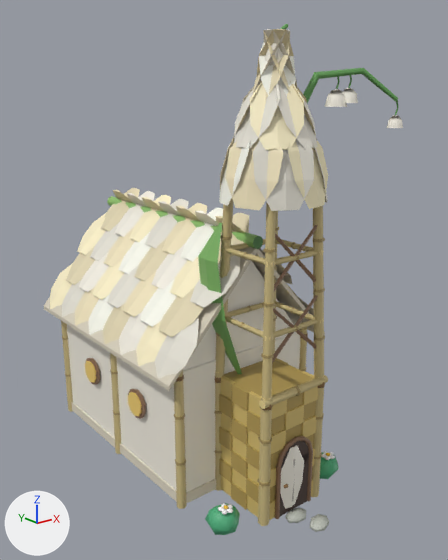
What one commit did to the glTF model godot/art/models/chapel.glb.
Rendered twice from a 50 mm camera at (-4.59, -6.46, 4.85) aimed at (0.23, -0.44, 2.44). Every picture has the same lights, and +X, +Y and +Z are marked at lower left. The first picture is the older version.

Script lines for the objects in view, before the commit:
```python
me_body = bpy.data.meshes.new('body')
me_body.from_pydata(...)  # 2070 vertices, 3384 faces; spans x -1.08..1.39, y -2.53..1.91, z -0.04..5.44
me_body.materials.append(mat_defaultmaterial)
me_body_nl = bpy.data.meshes.new('body_nl')
me_body_nl.from_pydata(...)  # 1674 vertices, 2928 faces; spans x -1.24..1.24, y -2.15..2.09, z -0.06..5.38
me_body_nl.materials.append(mat_defaultmaterial_002)
ob_body = bpy.data.objects.new('body', me_body)
ob_body.location = (0.0, 0.0, 0.0)
ob_body_nl = bpy.data.objects.new('body_nl', me_body_nl)
ob_body_nl.location = (0.0, 0.0, 0.0)
```
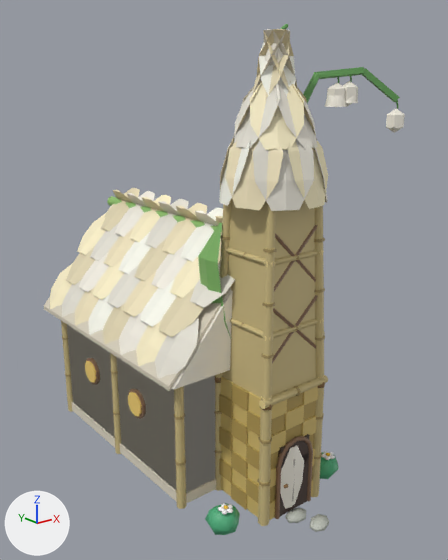
Location of each change, [x1, y1, x2, y2] in pixels of the pictures (448 x 560 px):
'body__far', added
    after: [67, 67, 405, 492]

Diff of the bpy script that builds the scene:
```diff
--- a/godot/art/models/chapel.glb.py
+++ b/godot/art/models/chapel.glb.py
@@ me_body__far @@
+me_body__far.from_pydata(...)  # 136 vertices, 220 faces; spans x -1.2..1.39, y -2.22..2.05, z 0.0..5.1
+me_body__far.materials.append(mat_defaultmaterial_001)
@@ ob_body__far @@
+ob_body__far = bpy.data.objects.new('body__far', me_body__far)
+ob_body__far.location = (0.0, 0.0, 0.0)
```
